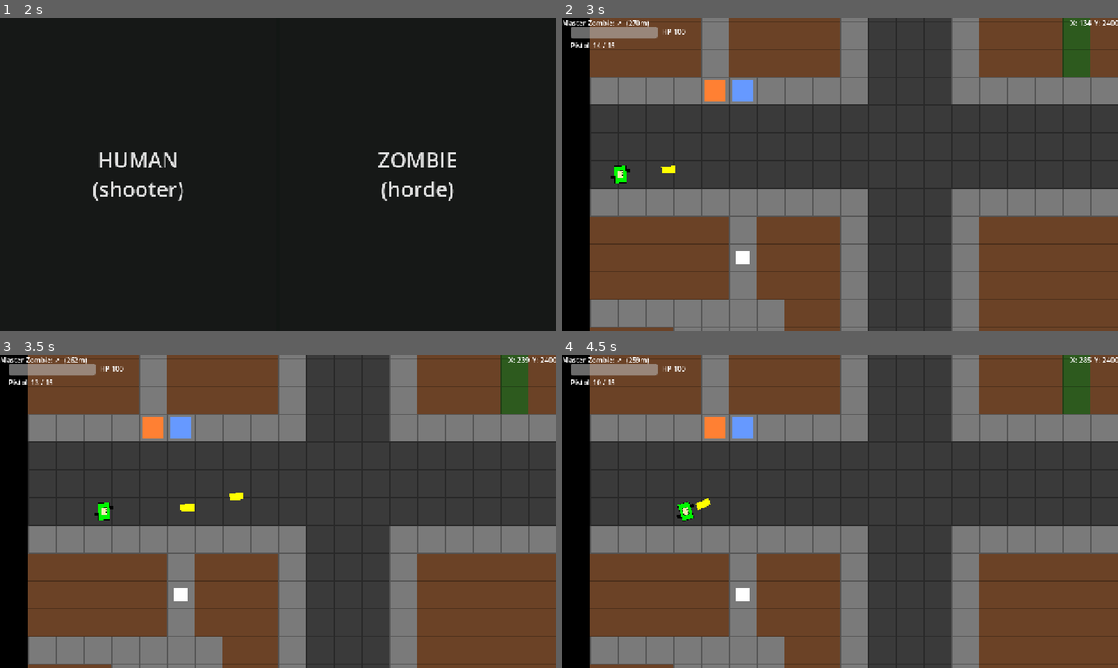
Above: before the commit, frames 1-4 (two rows, left to right).
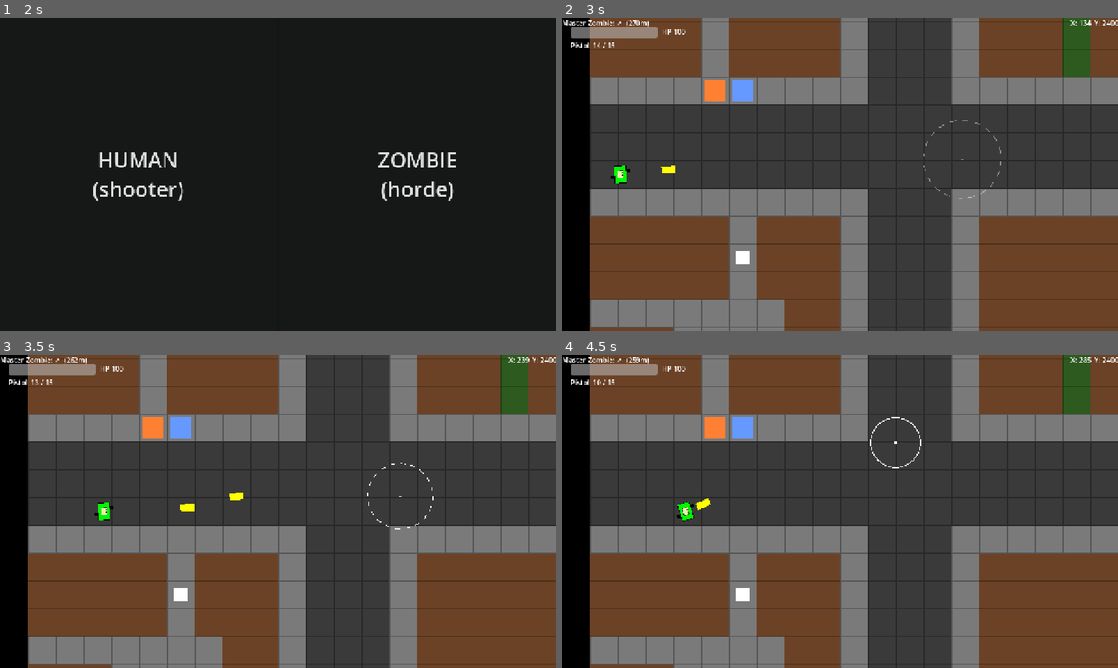
Above: after the commit, the same moments.

Repository: MKBSP/Zombie-game
Game: Godot game, scene res://scenes/ui/main_menu.tscn
The game is run twice, just before and just after one commit, with the same random seed, the same clock (stepped at 60 frames per second) and the same inputs.
Inputs (mouse positions are in pixels of both pictures, inside the frame that each line leads up to):
- Up to frame 1 (2 s): click "PLAY" at 0.5 s; click "SINGLE PLAYER" at 1.25 s
- Up to frame 2 (3 s): click "HUMAN (shooter)" at 2 s; tap Enter (ui_accept) at 2.75 s; move the mouse to (962, 158) at 2.77 s; hold D (move_right) from 2.78 s (still down); hold Down (cam_down) from 2.78 s (still down); click (962, 158) at 2.92 s
- Up to frame 3 (3.5 s): keep holding D (move_right); keep holding Down (cam_down); tap Enter (ui_accept) at 3.02 s
- Up to frame 4 (4.5 s): release D (move_right) at 3.5 s; release Down (cam_down) at 3.5 s; drag from (728, 527) to (739, 426) at 3.52 s; move the mouse to (895, 442) at 4.27 s; hold D (move_right) from 4.28 s (still down); hold Right (cam_right) from 4.28 s (still down); click (895, 442) at 4.42 s

Frame 1 is identical in both runs. In frame 2, less than 0.1% of the frame differs, in the area x 65-79%, y 32-58%; in frame 3, less than 0.1%; in frame 4, less than 0.1%, in the area x 55-65%, y 19-37%.

Commit message:
fixed the aiming and shooting mechanics

Diff:
--- a/scenes/ui/aim_cursor.gd
+++ b/scenes/ui/aim_cursor.gd
@@ -4,6 +4,10 @@
 ## radius = shooter.aim_spread_coeff * (gun->cursor distance), with opacity from
 ## the equipped weapon's range falloff. Green while the focus buff is shrinking it.
 ## Hides the OS cursor while active.
+
+## Faintest the ring ever gets, when the cursor is at/over the weapon's
+## zero-range. It never fully disappears so the player can still aim far.
+const MIN_OPACITY := 0.22
 
 var _shooter: Node2D = null
 var _gun_tip: Node2D = null
@@ -42,16 +46,26 @@
 	if not is_active():
 		return
 	var gun: Vector2 = _gun_tip.global_position if (_gun_tip and is_instance_valid(_gun_tip)) else _shooter.global_position
-	var mouse := get_global_mouse_position()
-	var dist := gun.distance_to(mouse)
+	# Measure in WORLD space. The shooter's mouse position is world-space, while
+	# this Control lives on a CanvasLayer (screen space) — mixing the two is what
+	# pinned the old distance near-constant. This is the same gun->cursor distance
+	# the server fires with, so the ring now matches the real bullet spread.
+	var world_mouse := _shooter.get_global_mouse_position()
+	var dist := gun.distance_to(world_mouse)
 	var coeff: float = _shooter.aim_spread_coeff
-	var radius: float = maxf(coeff * dist, 2.0)
+	# World px -> screen px. Shooter camera is zoom 1.0 today; scaling by the zoom
+	# keeps the drawn ring correct if that ever changes.
+	var cam := _shooter.get_node_or_null("Camera2D") as Camera2D
+	var zoom: float = cam.zoom.x if cam else 1.0
+	var radius: float = maxf(coeff * dist * zoom, 2.0)
 
 	var w := Weapons.get_data(_shooter.equipped)
-	# Solid within range, fading to fully transparent at zero-range (out of range).
-	var opacity: float = clampf(AimModel.damage_mult(w, dist), 0.0, 1.0)
-	if opacity <= 0.001:
-		return  # past max range — circle is invisible
+	# Range falloff: full strength within optimal range, dimming toward MIN_OPACITY
+	# as the cursor passes the weapon's zero-range. The ring never vanishes — past
+	# optimal range it turns dashed and faint so the player can still aim far.
+	var range_factor: float = clampf(AimModel.damage_mult(w, dist), 0.0, 1.0)
+	var opacity: float = lerpf(MIN_OPACITY, 1.0, range_factor)
+	var in_range: bool = dist <= w.optimal_range_px
 
 	# White normally; green when focus has shrunk the circle below aim_base.
 	var col := Color(1, 1, 1, opacity)
@@ -59,5 +73,17 @@
 		col = Color(0.3, 1.0, 0.3, opacity)
 
 	var center := get_local_mouse_position()
-	draw_arc(center, radius, 0.0, TAU, 48, col, 2.0)
+	if in_range:
+		draw_arc(center, radius, 0.0, TAU, 48, col, 2.0)
+	else:
+		_draw_dashed_ring(center, radius, col)
 	draw_circle(center, 2.0, col)
+
+
+## Dotted ring (every other arc segment) — flags an out-of-optimal-range shot.
+func _draw_dashed_ring(center: Vector2, radius: float, col: Color) -> void:
+	var segments := 40
+	var step := TAU / segments
+	for i in range(0, segments, 2):
+		var a0: float = i * step
+		draw_arc(center, radius, a0, a0 + step, 4, col, 2.0)
